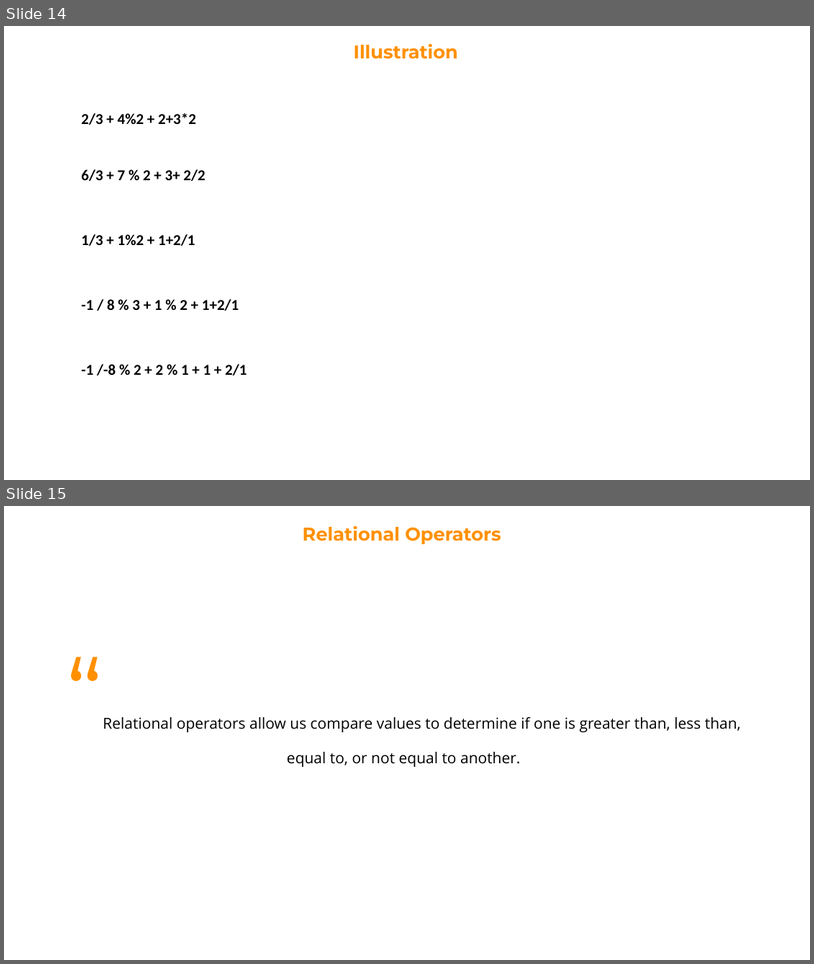
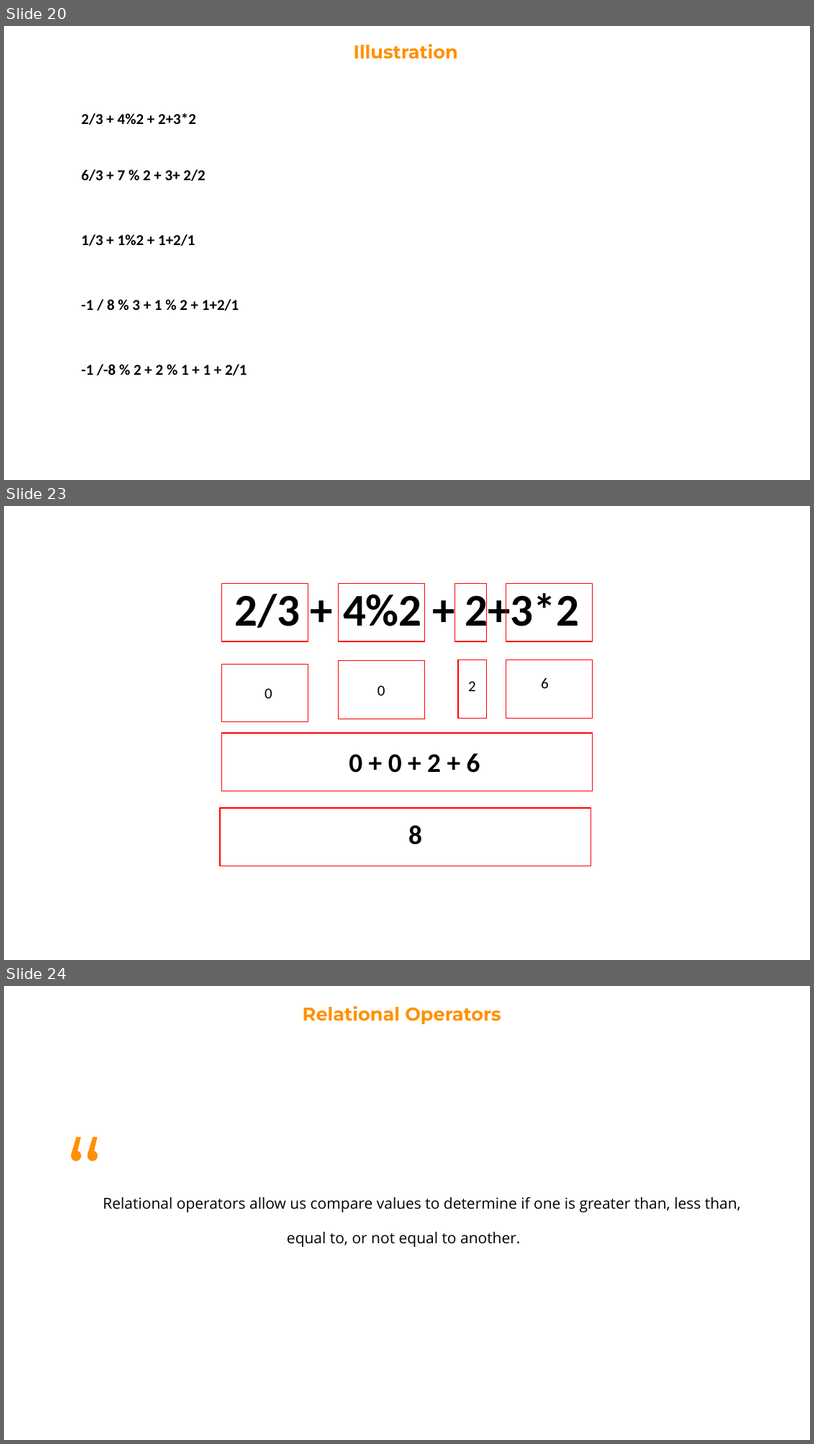
Before and after one commit to Robert-Doe/codeden, a slide deck: 3. Operators.pptx. Shown one above the other, each under a label of ours: slides 14 and 15 before the commit, slides 20, 23 and 24 after it; the slides between them are not shown. The pictures are 814x964 and 814x1444 pixels, drawn with LibreOffice and Linux fonts; fonts in the diff are those of the drawing. Boxes give left, top, right and bottom in pixels: in the first picture for what was removed or moved away, otherwise in the second. Text is boxed around its words. In the diff, an @@ line names an element or a change of style, - is before the commit and + after.

```diff
--- a/3. Operators.pptx
+++ b/3. Operators.pptx
@@ slide 23 added at (4, 506, 810, 960), background #FFFFFF @@
@@ rectangle added at (221, 584, 309, 641), outline #FF0000 1 pt @@
@@ title added at (234, 587, 579, 636), 54 pt, text #000000, bold @@
+2/3 + 4%2 + 2+3*2
@@ rectangle added at (339, 584, 425, 641), outline #FF0000 1 pt @@
@@ rectangle added at (455, 584, 487, 641), outline #FF0000 1 pt @@
@@ rectangle added at (506, 584, 593, 641), outline #FF0000 1 pt @@
@@ rectangle added at (221, 664, 309, 722), outline #FF0000 1 pt @@
@@ rectangle added at (339, 660, 425, 718), outline #FF0000 1 pt @@
@@ rectangle added at (458, 659, 486, 718), outline #FF0000 1 pt @@
@@ rectangle added at (506, 659, 593, 718), outline #FF0000 1 pt @@
@@ text added at (541, 677, 549, 688), 18 pt, text #000000 @@
+6
@@ text added at (265, 688, 273, 698), 18 pt, text #000000 @@
+0
@@ text added at (378, 685, 386, 695), 18 pt, text #000000 @@
+0
@@ text added at (468, 681, 476, 691), 18 pt, text #000000 @@
+2
@@ rectangle added at (221, 733, 593, 791), outline #FF0000 1 pt @@
@@ text added at (349, 753, 481, 772), 32 pt, text #000000, bold @@
+0 + 0 + 2 + 6
@@ rectangle added at (220, 808, 592, 866), outline #FF0000 1 pt @@
@@ text added at (409, 825, 422, 844), 32 pt, text #000000, bold @@
+8
@@ what was slide 14 is now slide 20 @@
@@ what was slide 15 is now slide 24 @@
```
Also in this commit, not shown: 1 slide changed, 9 other slides added, 37 other files.
